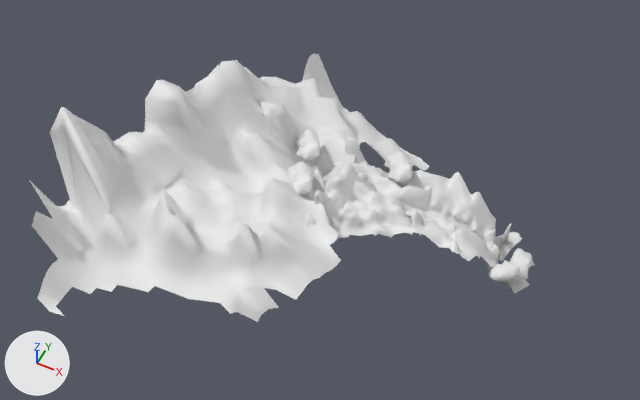
The glTF model assets/models/wingsuit_map.glb: old version first, new version second.
One viewpoint serves both versions: a 50 mm camera at (21.9, -50.9, 63.5) aimed at (-2.3, -2.6, 3.1). The lights are fixed; the arrows at lower left show +X, +Y and +Z. Materials are left out; every surface is plain grey. Where no turn or scale is listed for an object, it has been applied to the vertices. Vertices at the same position are counted once.

In view in the first picture: 'NUAGE_1', 'Nuage_2', 'Nuage_3', 'Nuage_4', 'Nuage_5', 'WING_MONTAGNE_1', 'WING_MONTAGNE_2', 'WING_MONTAGNE_3'.
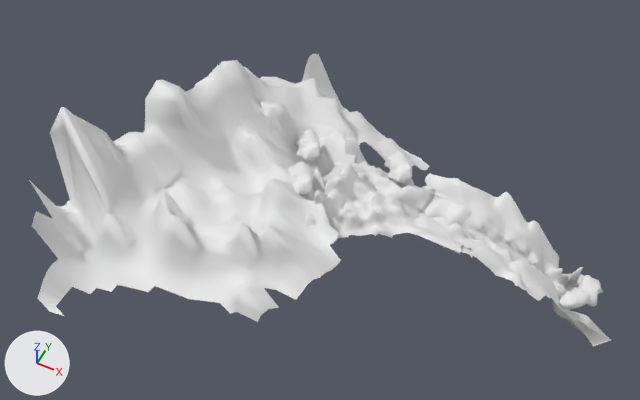
Pixel boxes (x1, y1, x2, y2) of what changed, in the pictures (640 x 400 px; the box of a moved part takes in the faces that stretch with it):
'WING_MONTAGNE_3', reshaped, moved, turned, rescaled
    before: (405, 170, 530, 294)
    after: (425, 173, 610, 346)
'WING_MONTAGNE_2', reshaped
    before: (305, 130, 433, 241)
    after: (305, 130, 472, 252)
'Nuage_4', moved
    before: (489, 260, 520, 282)
    after: (559, 287, 590, 309)
'NUAGE_1', moved
    before: (509, 248, 535, 280)
    after: (578, 275, 604, 307)
part 1 of me_landscape_003, built on
    before: (386, 185, 433, 237)
    after: (386, 185, 472, 252)
part 2 of me_landscape_001, moved or reshaped
    before: (405, 170, 455, 235)
    after: (425, 176, 507, 257)

The edits, one by one:
me_landscape_003 is used by ob_wing_montagne_2; location (0.0, -0.02, 0.03).
me_landscape_003 had 1303 vertices, 2446 faces and spanned x -6.25..6.88, y -6.1..6.33, z -1.09..5.0.
me_landscape_003 now has 1644 vertices, 3106 faces and spans x -6.25..11.48, y -6.1..6.33, z -1.62..5.0.
me_landscape_003 part 1: 106 vertices moved from x 4.22..6.88, y -1.63..5.62, z -1.06..1.64 to x 4.23..6.85, y -1.62..5.62, z -1.01..1.64; 4 vertices removed from x 5.85..6.37, y -1.25..5.31, z -1.09..1.27; 345 vertices added at x 5.49..11.48, y -1.25..5.64, z -1.62..1.62.
me_landscape_001 has 1079 vertices, 1987 faces and spans x -1.07..1.57, y -0.49..1.31, z -0.5..0.62.
me_landscape_001 is used by ob_wing_montagne_3; location (8.33, 1.37, -1.9); rotation (-0.109, 0.23, 0.0177), in degrees (-6.2, 13, 1); scale (6.09, 6.09, 6.09).
me_landscape_001 part 2: 289 of 1079 vertices moved; they spanned x -1.03..-0.04, y -0.49..0.9, z 0.08..0.49 and now span x -1.03..-0.04, y -0.49..0.9, z -0.05..0.47; mean shift (0.01, 0.01, -0.04); largest move (-0.53, -0.1, 0.28) -> (-0.49, -0.07, 0.02).
Object 'Nuage_4' (ob_nuage_4) moves from (14.8, 2.02, -3.27) to (21.55, 3.24, -4.95).
Object 'NUAGE_1' (ob_nuage_1) moves from (15.52, 4.42, -4.36) to (22.28, 5.65, -6.04).
Object 'WING_MONTAGNE_3' (ob_wing_montagne_3) moves from (8.33, 1.37, -1.9) to (13.64, 1.49, -2.9).
Object 'WING_MONTAGNE_3' (ob_wing_montagne_3) turns from (-6.2, 13, 1) to (-6.1, 22, 1.1) degrees about x, y and z.
Object 'WING_MONTAGNE_3' (ob_wing_montagne_3) is rescaled from (6.09, 6.09, 6.09) to (9.0, 6.09, 6.09).
Object 'Arbre.021' (ob_arbre_021) is deleted.
